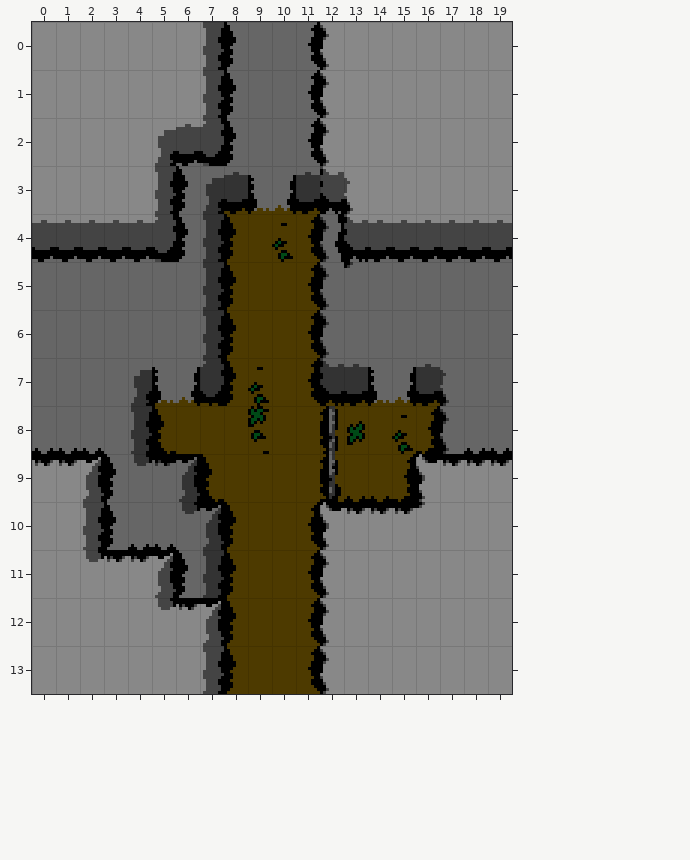
Tiled map, stored at tiled/hills_room_6.tmx. The picture above was drawn from the file before the commit.
Cells are 8x16 px. Shown: x 0..19, y 0..13.
After the commit:
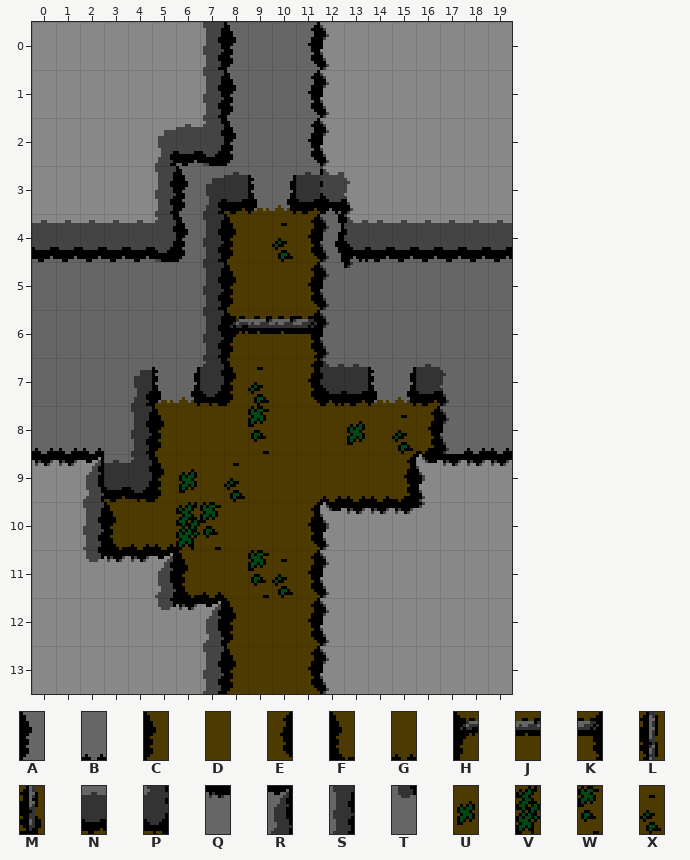
Key: from "hills_high": A 0, B 1; from "hills_ledges": C 0, D 1, E 2, F 3, G 4, H 9, J 10, K 11, L 16, M 17, N 19, P 20, Q 22, R 23, S 26, T 30; from "hills_veg": U 0, V 1, W 2, X 3.
_ is an empty cell.
From old to new:
{"where": "layer \"Tile Layer 1\""}
{"y":6,"x":8,"old":"CDDE","new":"HJJK"}
{"y":8,"x":5,"old":"F","new":"C"}
{"y":8,"x":12,"old":"L","new":"D"}
{"y":9,"x":3,"old":"ATQRFD","new":"NPCUDX"}
{"y":9,"x":12,"old":"M","new":"G"}
{"y":10,"x":3,"old":"ABBTRC","new":"FGGVWD"}
{"y":11,"x":6,"old":"ASCDD","new":"FGDWX"}
{"label":"changed","picture_box":[227,316,320,358]}
{"label":"changed","picture_box":[104,448,293,598]}
{"label":"changed","picture_box":[320,406,344,502]}
